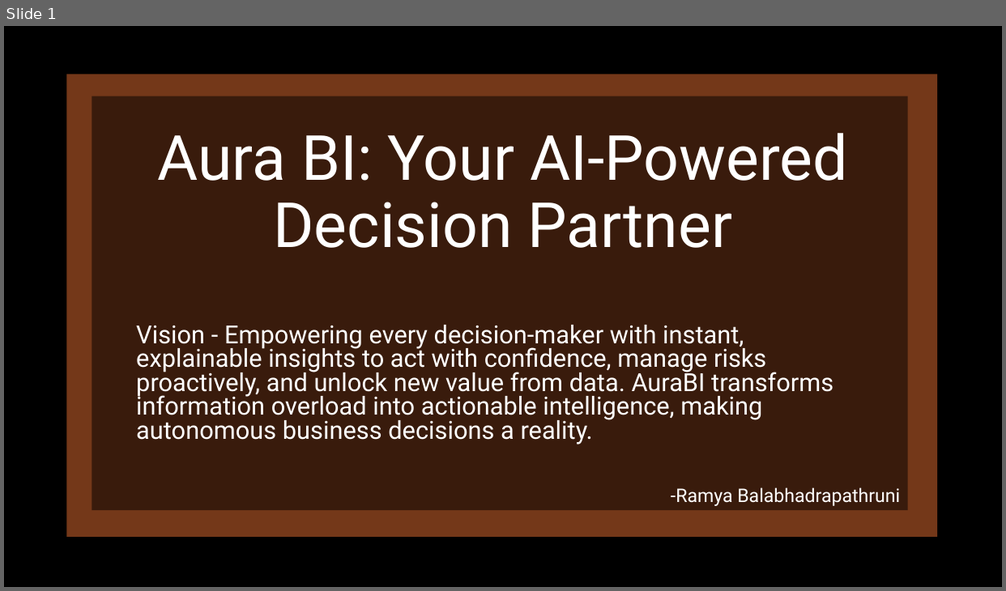
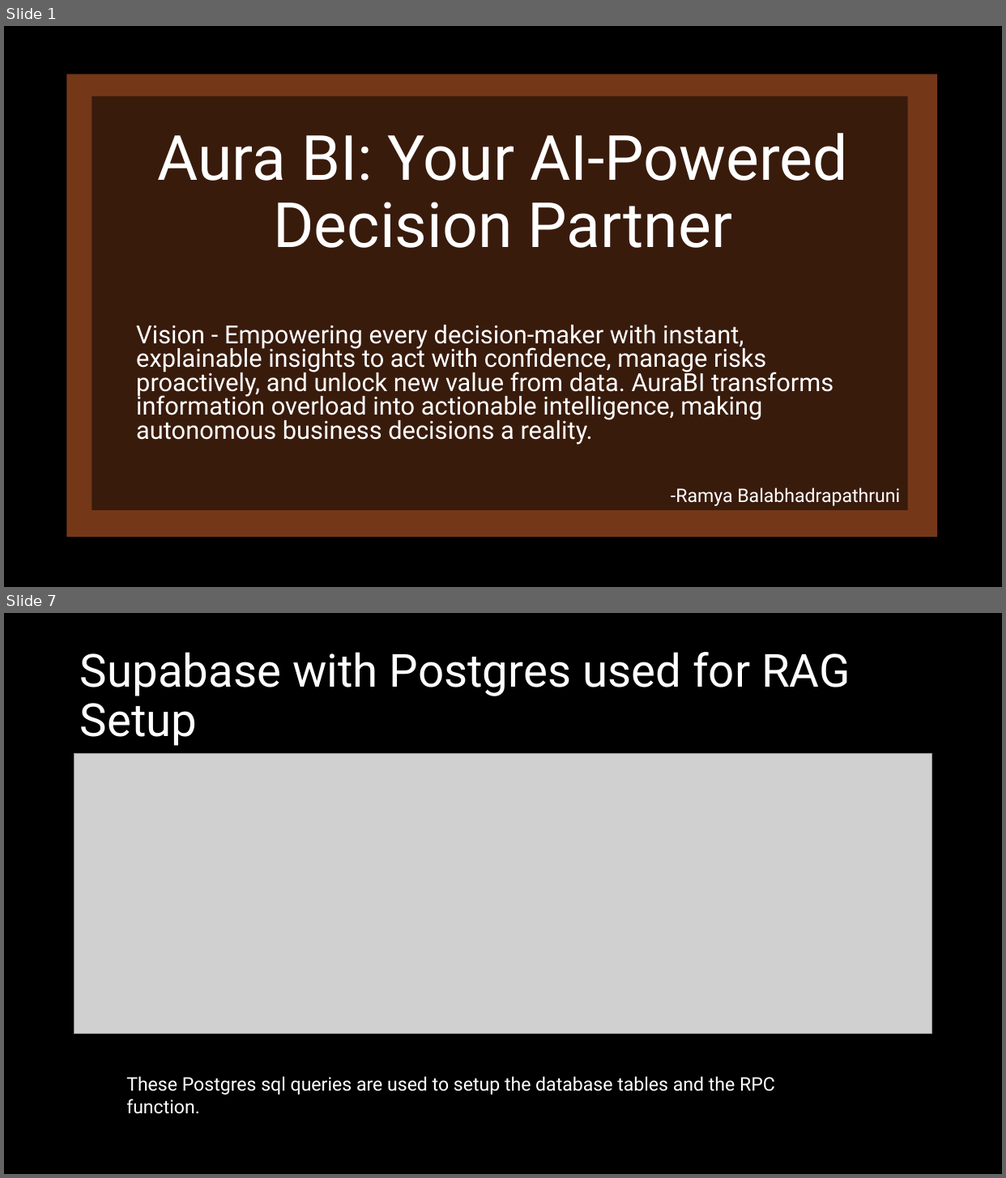
Before and after one commit to RamyaBalabhadrapathruni/autonomous-bi-agent-backup, a slide deck: AuraBI_theautonomousagent.pptx. Shown one above the other, each under a label of ours: slide 1 before the commit, slides 1 and 7 after it; the slides between them are not shown. The pictures are 1006x591 and 1006x1178 pixels, drawn with LibreOffice and Linux fonts; fonts in the diff are those of the drawing; grey boxes stand for pictures. Boxes give left, top, right and bottom in pixels: in the first picture for what was removed or moved away, otherwise in the second. Text is boxed around its words. In the diff, an @@ line names an element or a change of style, - is before the commit and + after.

```diff
--- a/AuraBI_theautonomousagent.pptx
+++ b/AuraBI_theautonomousagent.pptx
@@ slide 7 added at box(4, 613, 1002, 1174), background #000000 @@
@@ title added at box(80, 652, 850, 746), 44 pt, text #FFFFFF @@
+Supabase with Postgres used for RAG Setup
@@ picture added at box(74, 753, 932, 1033) @@
@@ text added at box(126, 1076, 775, 1095), 18 pt, text #FFFFFF @@
+These Postgres sql queries are used to setup the database tables and the RPC function.
```
Also in this commit, not shown: 4 slides changed, 6 other slides added, 1 slide removed.
